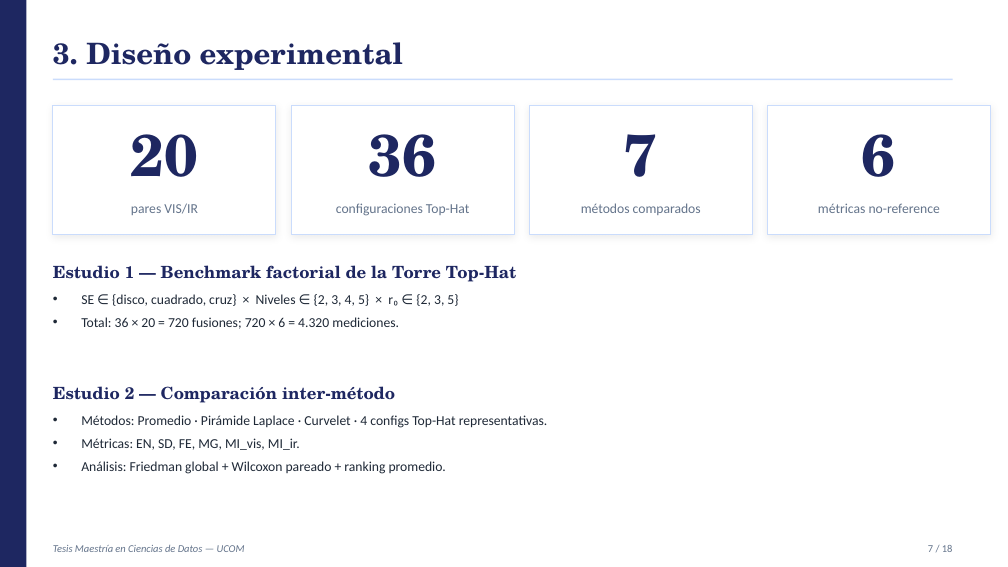
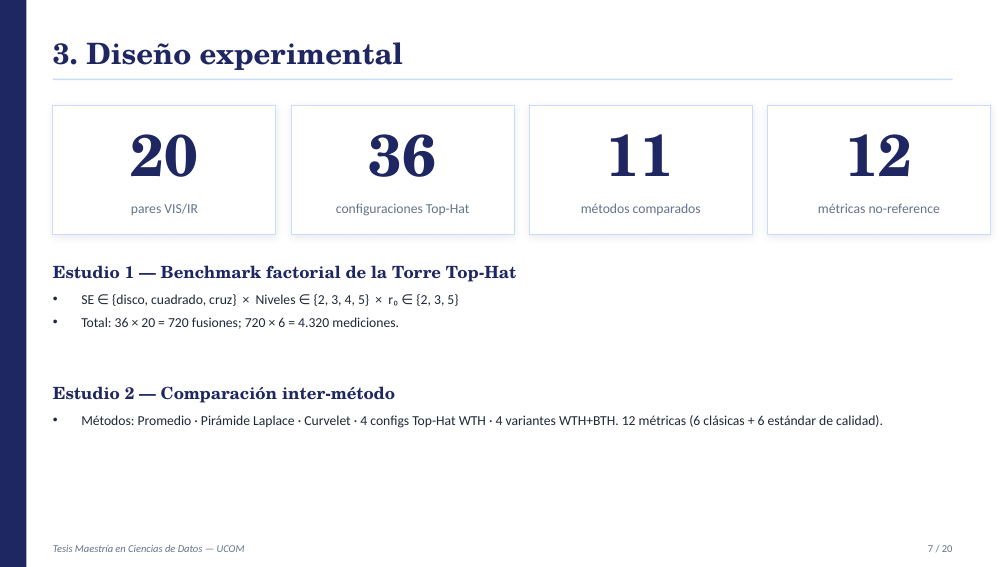
Before and after one commit to YanBajac/TFM_Fusion_Imagenes_Propuesta_Oficial, a slide deck: slide 7 of docs/Tesis_Avance_Presentacion.pptx. Drawn at 1008x567 pixels with LibreOffice and Linux fonts; fonts in the diff are those of the drawing. Boxes give left, top, right and bottom in pixels: in the first picture for what was removed or moved away, otherwise in the second. Text is boxed around its words. In the diff, an @@ line names an element or a change of style, - is before the commit and + after.

Commit message:
Métricas estándar de fusión, variante Black Top-Hat y evaluación orientada a detección
Métricas (src/metrics/evaluators.py)
  * Se agregan 6 métricas estándar de calidad de fusión: SF, Qabf, Nabf,
    SSIM, SCD y VIF (con METRIC_DIRECTION). VIF acelerado con fftconvolve.

Método y experimentos
  * run_all_fusions.py: variantes con Black Top-Hat (WTH+BTH) y runner reanudable.
  * run_stats_analysis.py: Friedman + Wilcoxon (Holm) + tamaño de efecto y ranking
    con dirección por métrica (12 métricas, 11 métodos).
  * make_figures_v2.py / make_schema_figure.py: figuras nuevas y esquema con rama BTH.

Hallazgos
  * Top-Hat WTH (disco L5) supera a Laplace en SSIM y SCD; empata en Qabf/Nabf.
  * Black Top-Hat sube contraste pero degrada calidad y dispara artefactos (Nabf):
    no recomendado por defecto.

Evaluación orientada a tarea (detección)
  * experiments/detection/: run_detection_eval.py (YOLO o HOG offline) y
    stats_detection.py.
  * notebooks 04 (YOLO+Roboflow) y 05 (Keras) listos para Colab; metodología y
    definición de métricas en docs/reportes_finales/metodologia_evaluacion_deteccion.md.

Documentos
  * Tesis_Borrador.docx: fórmula WTH+BTH, 12 métricas, ranking nuevo, tablas, figuras,
    SUMMARY, siglas, referencias y apéndice C actualizados.
  * Presentaciones de avance y divulgativa actualizadas.
  * .gitignore: excluye backups, zips y temporales.

```diff
--- a/docs/Tesis_Avance_Presentacion.pptx
+++ b/docs/Tesis_Avance_Presentacion.pptx
@@ text at bbox=[607, 134, 675, 176]: text changed @@
-7
+11
@@ text at bbox=[845, 134, 913, 176]: text changed @@
-6
+12
@@ text at bbox=[81, 415, 883, 428]: text changed @@
-• Métodos: Promedio · Pirámide Laplace · Curvelet · 4 configs Top-Hat representativas.
-• Métricas: EN, SD, FE, MG, MI_vis, MI_ir.
-• Análisis: Friedman global + Wilcoxon pareado + ranking promedio.
+• Métodos: Promedio · Pirámide Laplace · Curvelet · 4 configs Top-Hat WTH · 4 variantes WTH+BTH. 12 métricas (6 clásicas + 6 estándar de calidad).
@@ text at bbox=[928, 545, 953, 552]: text changed @@
-7 / 18
+7 / 20
```
Also in this commit, not shown: 15 other slides changed, 2 slides added, 39 other files.
